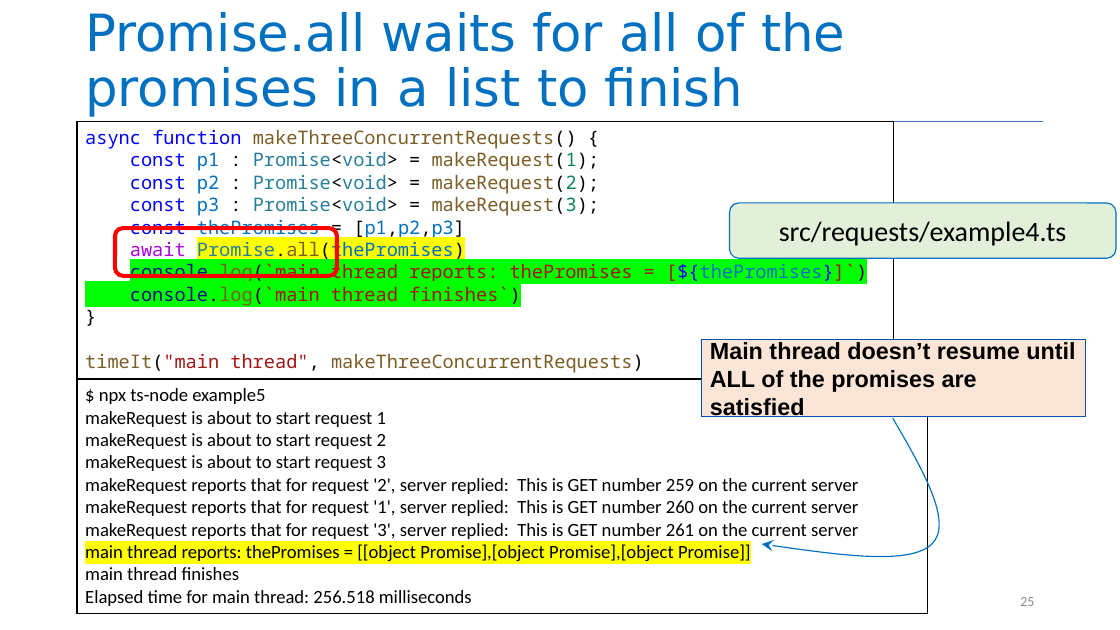
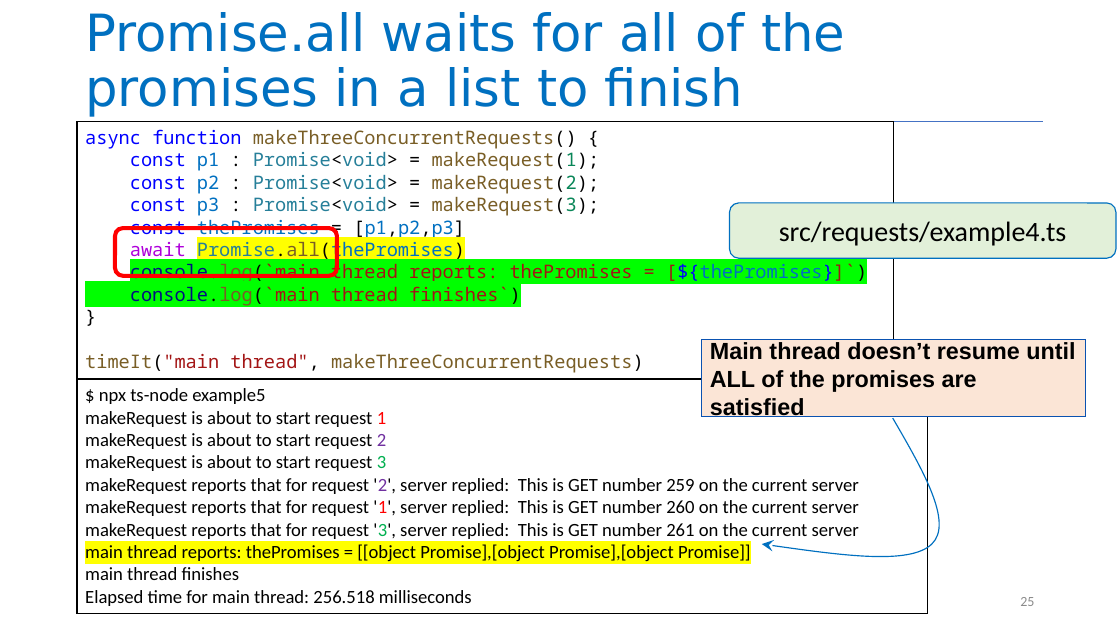
Before and after one commit to neu-se/CS4530-Fall-2024, a slide deck: slide 25 of Slides/Module 06 Concurrency Patterns in Typescript.pptx. Drawn at 1120x630 pixels with LibreOffice and Linux fonts; fonts in the diff are those of the drawing. Boxes give left, top, right and bottom in pixels: in the first picture for what was removed or moved away, otherwise in the second. Text is boxed around its words. In the diff, an @@ line names an element or a change of style, - is before the commit and + after.

```diff
--- a/Slides/Module 06 Concurrency Patterns in Typescript.pptx
+++ b/Slides/Module 06 Concurrency Patterns in Typescript.pptx
@@ text in rectangle at [85,411,859,541]: text colour #000000 to #FF0000 in "1", "'1',"; text colour #000000 to #7030A0 in "2", "'2',"; text colour #000000 to #00B050 in "3", "'3'," @@
```
Also in this commit, not shown: 3 other slides changed, 1 other file.
